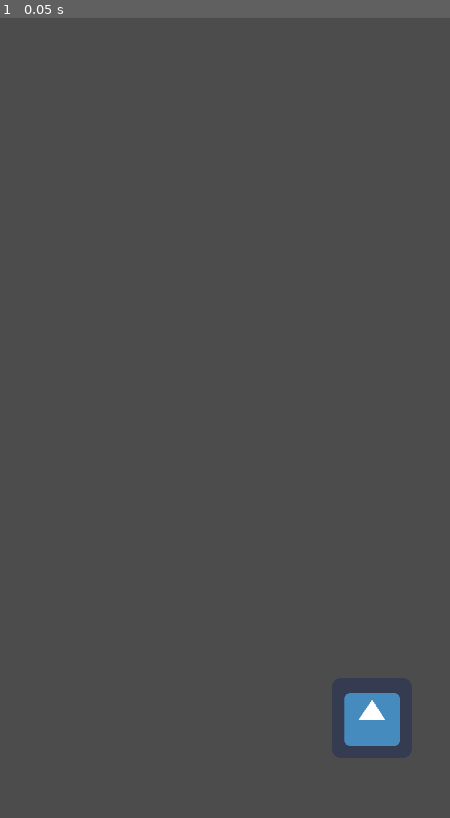
Above: before the commit, frame 1.
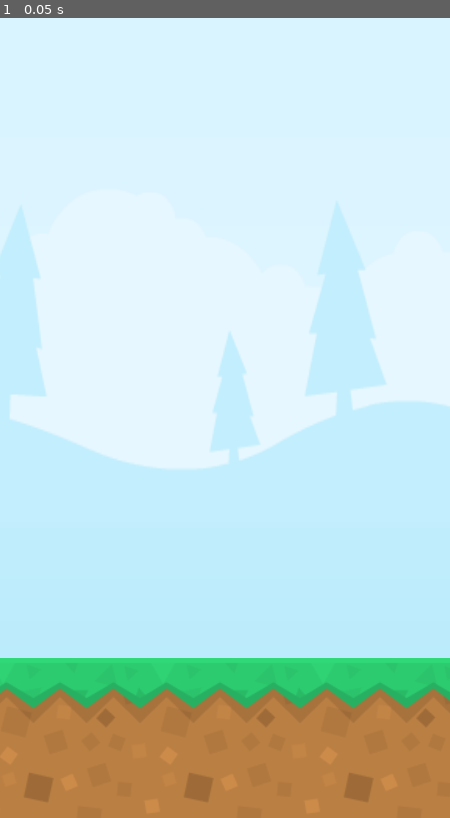
Above: after the commit, the same moment.

Repository: RockNCode/tree-puncher
Game: Godot game, scene res://Game.tscn
The game is run twice, just before and just after one commit, with the same random seed, the same clock (stepped at 60 frames per second) and the same inputs. The engine's default icon, where the game draws it, is replaced by a stand-in: a white triangle on a blue panel in a dark square.
Inputs:
- Up to frame 1 (0.05 s): no input

The runs differ from the first frame. In frame 1, 100% of the frame differs, in the area x 0-100%, y 0-100%.

Commit message:
sprites.

Diff:
--- a/Game.tscn
+++ b/Game.tscn
@@ -1,10 +1,35 @@
-[gd_scene load_steps=2 format=2]
+[gd_scene load_steps=3 format=2]
 
-[ext_resource path="res://icon.png" type="Texture" id=1]
+[ext_resource path="res://sprites/skybox_sideHills.png" type="Texture" id=1]
+[ext_resource path="res://sprites/dirt_grass.png" type="Texture" id=2]
 
 [node name="Game" type="Node" index="0"]
 
-[node name="Sprite" type="Sprite" parent="." index="0"]
+[node name="Background" type="Sprite" parent="." index="0"]
 
-position = Vector2( 595, 1120 )
+position = Vector2( 481.982, 697.044 )
+scale = Vector2( 2.49517, 3.10263 )
 texture = ExtResource( 1 )
+
+[node name="Ground" type="Node2D" parent="." index="1"]
+
+position = Vector2( 96, 1152 )
+scale = Vector2( 2, 2 )
+_sections_unfolded = [ "Transform" ]
+__meta__ = {
+"_edit_group_": true
+}
+
+[node name="Tile" type="Sprite" parent="Ground" index="0"]
+
+texture = ExtResource( 2 )
+
+[node name="Tile3" type="Sprite" parent="Ground" index="1"]
+
+position = Vector2( 256, 0 )
+texture = ExtResource( 2 )
+
+[node name="Tile2" type="Sprite" parent="Ground" index="2"]
+
+position = Vector2( 128, 0 )
+texture = ExtResource( 2 )
Not shown, added: .DS_Store
